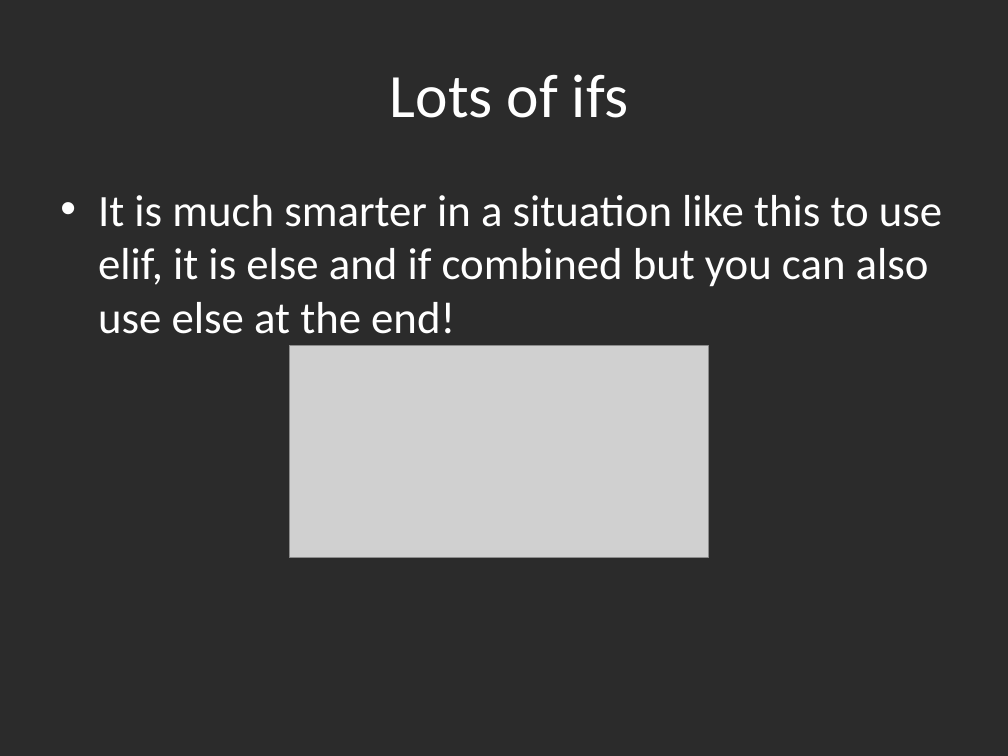
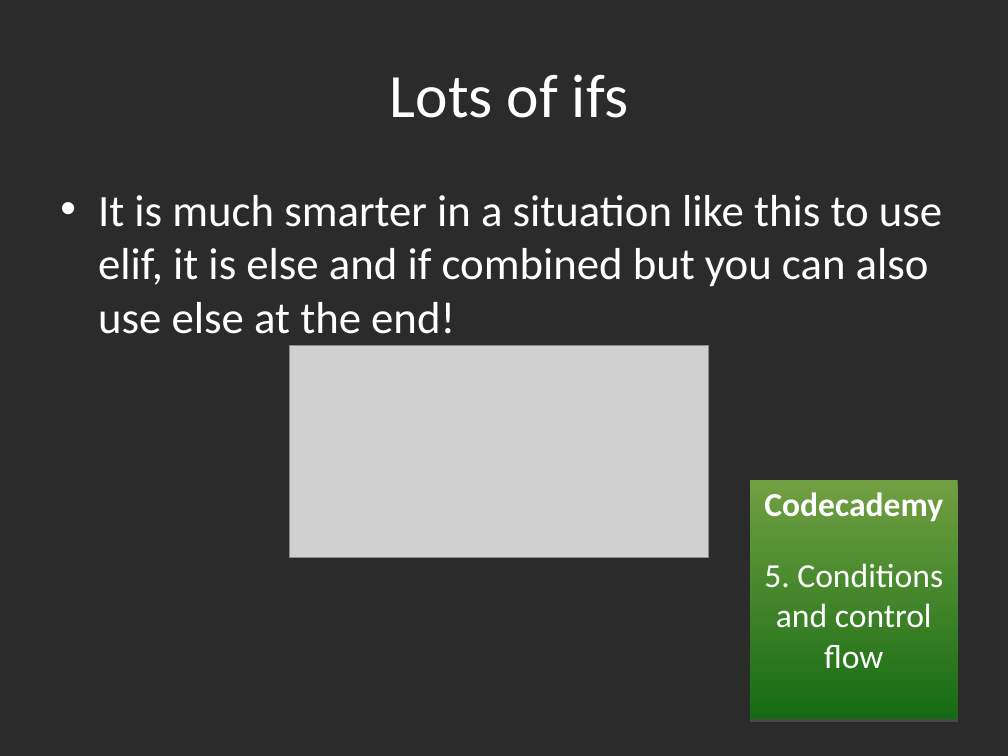
Before and after one commit to gbaman/RaspberryPi-Teaching-Materials, a slide deck: slide 25 of Powerpoints/Python 3.3.ppt (slide 22 before the commit). Drawn at 1008x756 pixels with LibreOffice and Linux fonts; fonts in the diff are those of the drawing; grey boxes stand for pictures; background and template pictures are left out; a plain dark background stands for a picture behind light text. Boxes give left, top, right and bottom in pixels: in the first picture for what was removed or moved away, otherwise in the second. Text is boxed around its words. In the diff, an @@ line names an element or a change of style, - is before the commit and + after.

Commit message:
Now includes codecademy links

```diff
--- a/Powerpoints/Python 3.3.ppt
+++ b/Powerpoints/Python 3.3.ppt
@@ rectangle added at (750,480,958,719), fill gradient #71A042 to #156B13, 24 pt, text #FFFFFF @@
+Codecademy
+5. Conditions and control flow
```
Also in this commit, not shown: 16 other slides changed, 4 slides added, 1 slide removed.
